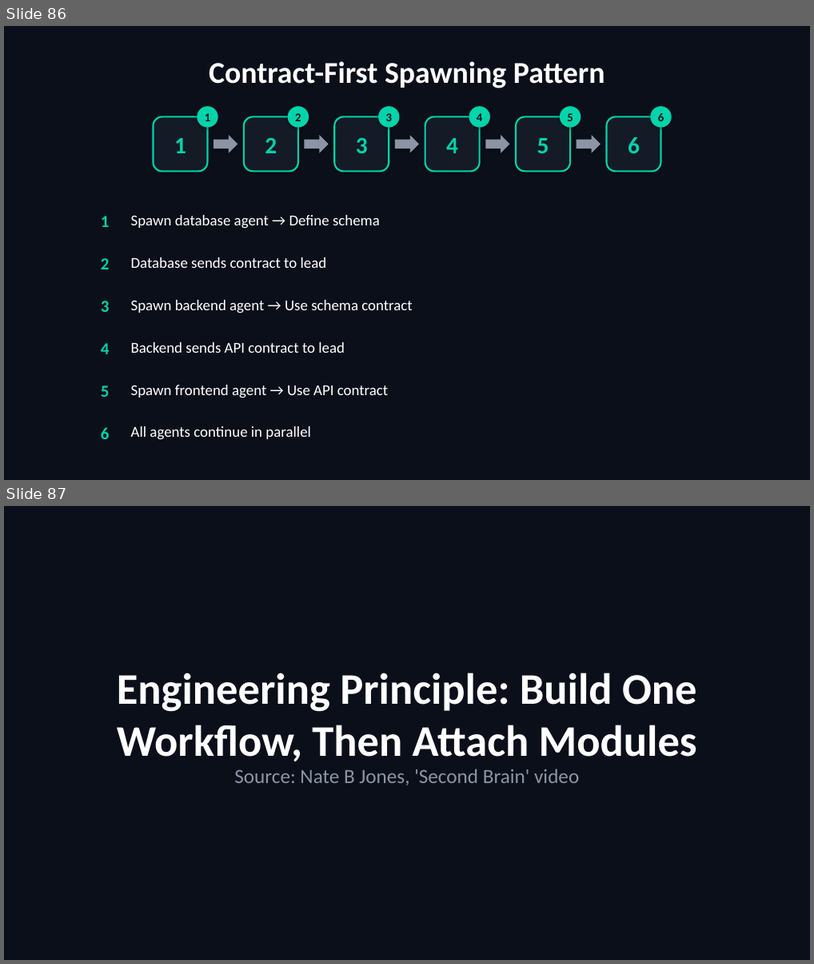
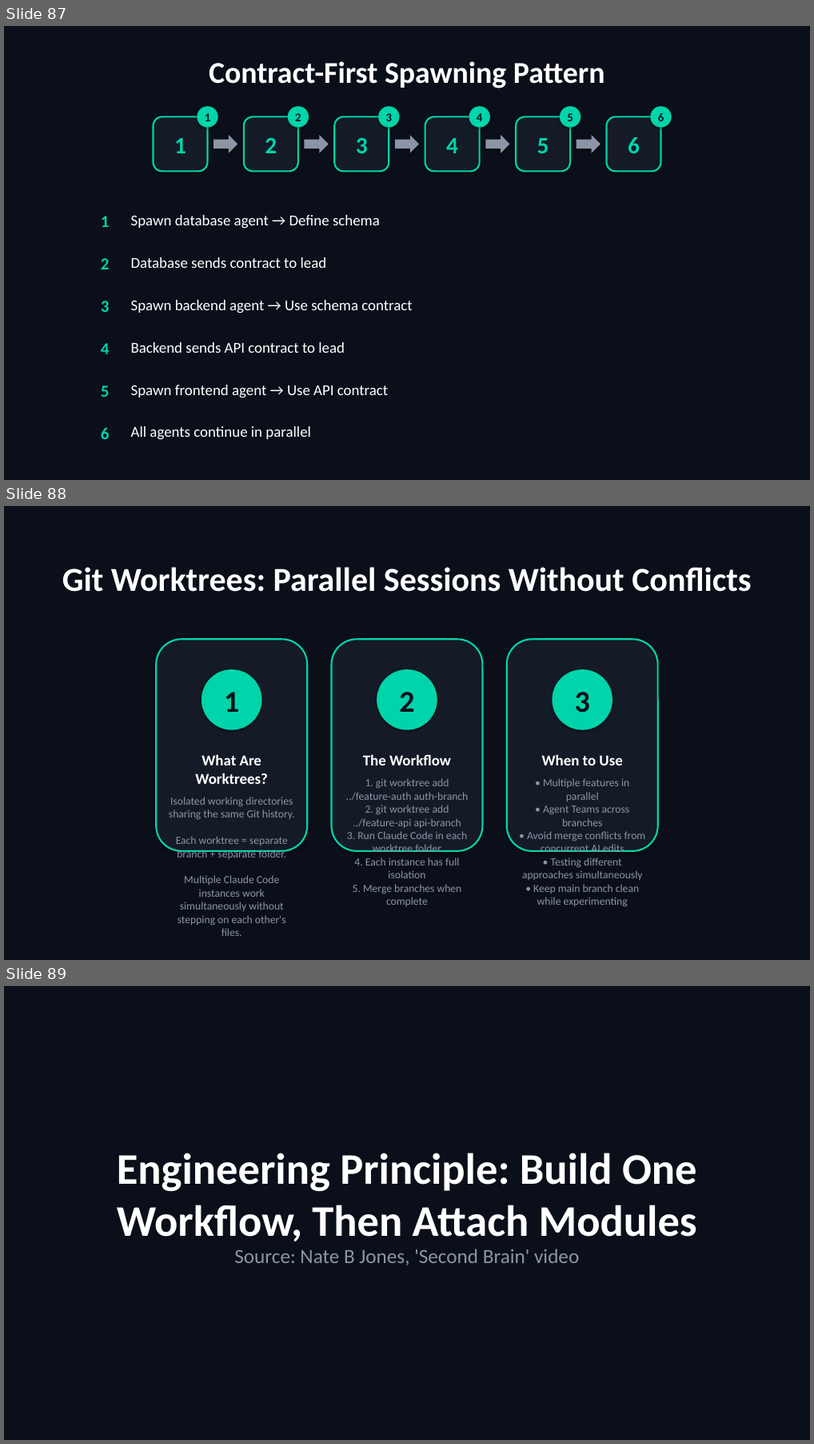
Before and after one commit to scottrhay/AIA-ClaudeCopilot, a slide deck: slides/Day3_Claude_Code_Advanced.pptx. Shown one above the other, each under a label of ours: slides 86 and 87 before the commit, slides 87, 88 and 89 after it. The pictures are 814x964 and 814x1444 pixels, drawn with LibreOffice and Linux fonts; fonts in the diff are those of the drawing. Boxes give left, top, right and bottom in pixels: in the first picture for what was removed or moved away, otherwise in the second. Text is boxed around its words. In the diff, an @@ line names an element or a change of style, - is before the commit and + after.

```diff
--- a/slides/Day3_Claude_Code_Advanced.pptx
+++ b/slides/Day3_Claude_Code_Advanced.pptx
@@ slide 88 added at [4,506,810,960], background #0B0F1A @@
@@ text added at [62,567,751,592], 40 pt, text #FFFFFF, bold @@
+Git Worktrees: Parallel Sessions Without Conflicts
@@ rounded rectangle added at [157,639,308,851], fill #141A26, outline #00D4AA 2 pt @@
@@ rounded rectangle added at [332,639,483,851], fill #141A26, outline #00D4AA 2 pt @@
@@ rounded rectangle added at [507,639,658,851], fill #141A26, outline #00D4AA 2 pt @@
@@ ellipse added at [202,669,262,730], fill #00D4AA @@
@@ ellipse added at [378,669,438,730], fill #00D4AA @@
@@ ellipse added at [553,669,613,730], fill #00D4AA @@
@@ text added at [224,692,239,712], 36 pt, text #0B0F1A, bold @@
+1
@@ text added at [399,692,414,712], 36 pt, text #0B0F1A, bold @@
+2
@@ text added at [575,692,590,712], 36 pt, text #0B0F1A, bold @@
+3
@@ text added at [169,754,295,936], 13 pt, text #8B95A5 @@
+What Are Worktrees?
+Isolated working directories sharing the same Git history.
+Each worktree = separate branch + separate folder.
+Multiple Claude Code instances work simultaneously without stepping on each other's files.
@@ text added at [346,754,469,906], 13 pt, text #8B95A5 @@
+The Workflow
+1. git worktree add ../feature-auth auth-branch
+2. git worktree add ../feature-api api-branch
+3. Run Claude Code in each worktree folder
+4. Each instance has full isolation
+5. Merge branches when complete
@@ text added at [522,754,646,907], 13 pt, text #8B95A5 @@
+When to Use
+• Multiple features in parallel
+• Agent Teams across branches
+• Avoid merge conflicts from concurrent AI edits
+• Testing different approaches simultaneously
+• Keep main branch clean while experimenting
@@ what was slide 86 is now slide 87 @@
@@ what was slide 87 is now slide 89 @@
```
Also in this commit, not shown: 2 other slides added.
